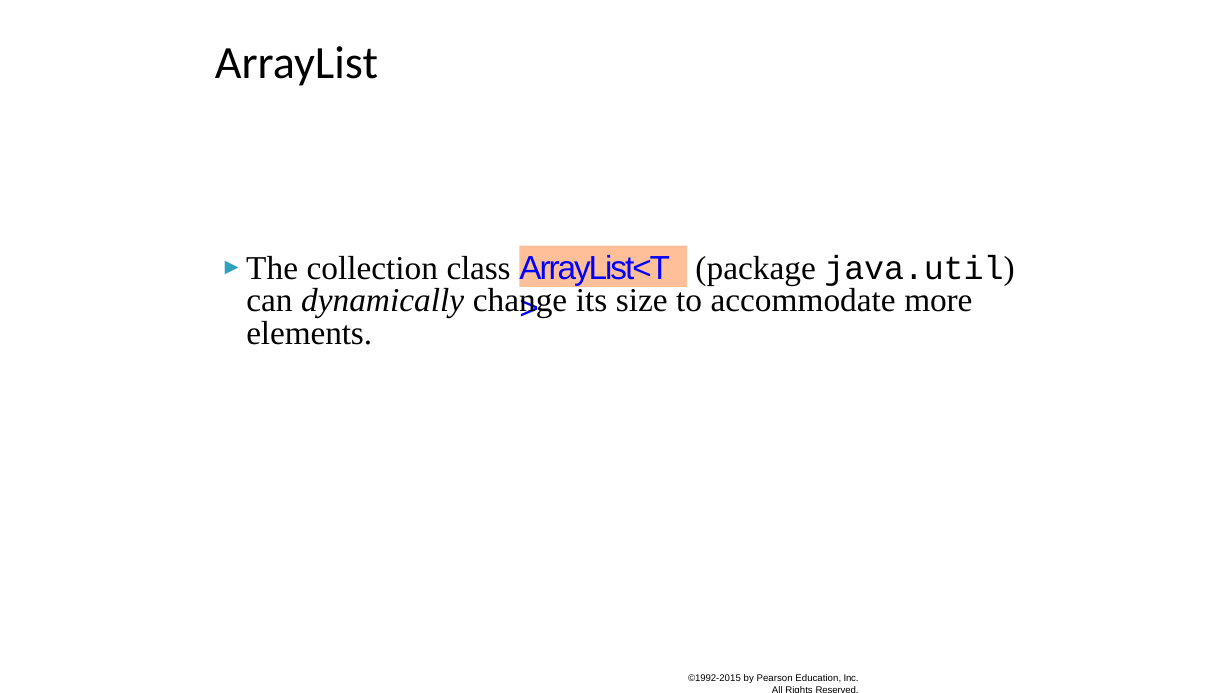
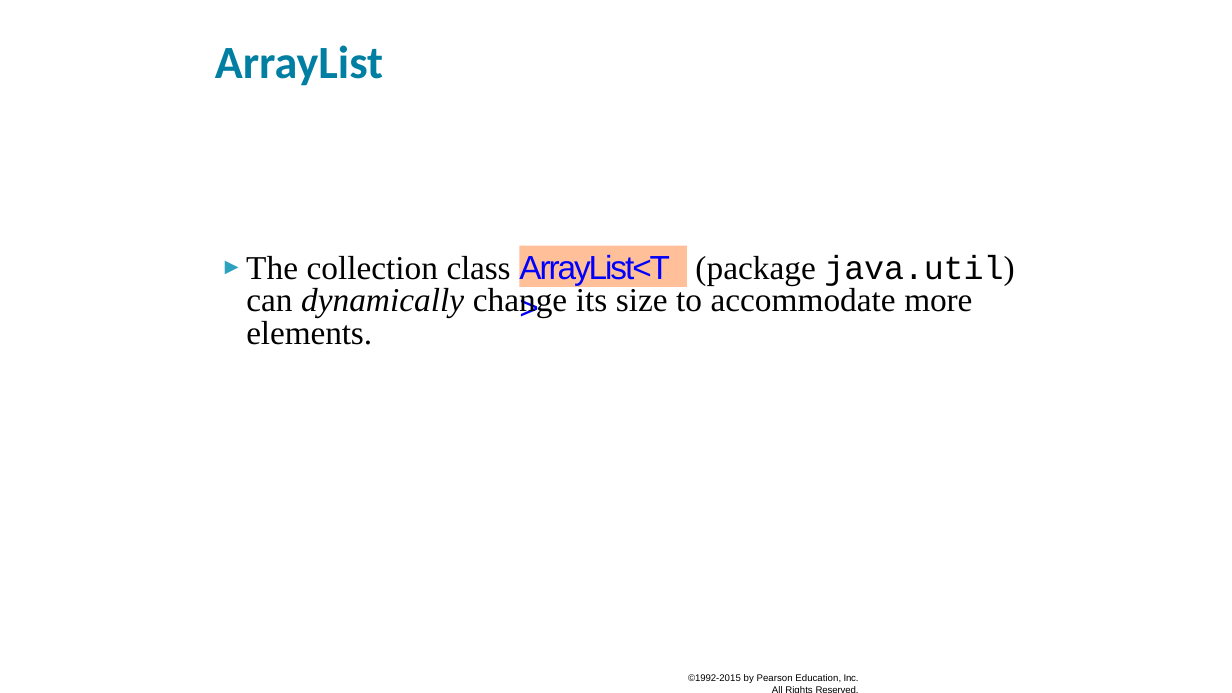
Before and after one commit to xiaoleibi/DMU26, a slide deck: slide 18 of ppt/uge40LoopsPartII.pptx (slide 17 before the commit). Drawn at 1232x693 pixels with LibreOffice and Linux fonts; fonts in the diff are those of the drawing. Boxes give left, top, right and bottom in pixels: in the first picture for what was removed or moved away, otherwise in the second. Text is boxed around its words. In the diff, an @@ line names an element or a change of style, - is before the commit and + after.

```diff
--- a/ppt/uge40LoopsPartII.pptx
+++ b/ppt/uge40LoopsPartII.pptx
@@ text "ArrayList" at (215,45,383,86): text colour #000000 to #007FA3, bold on @@
```
Also in this commit, not shown: 4 other slides changed, 1 slide added, 2 other files.
